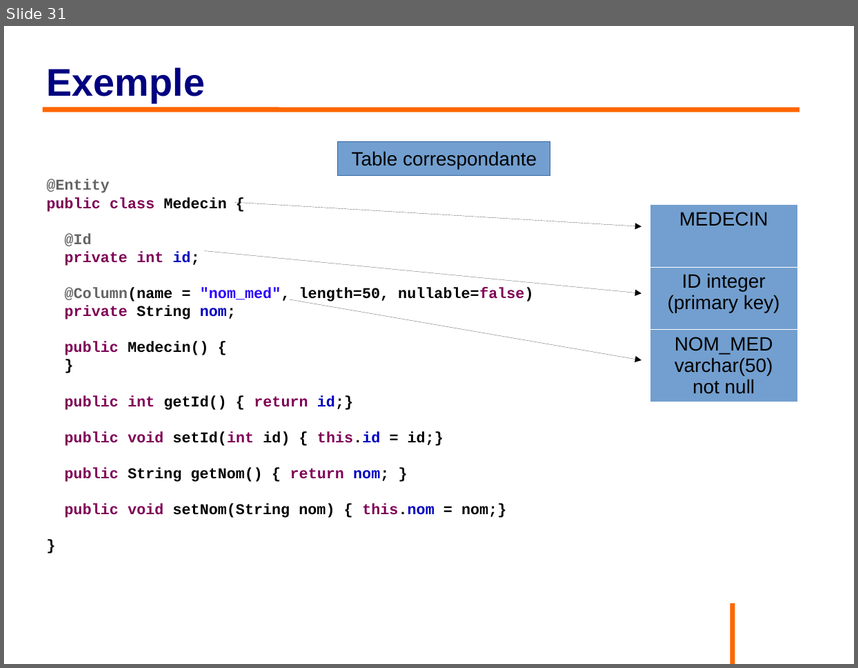
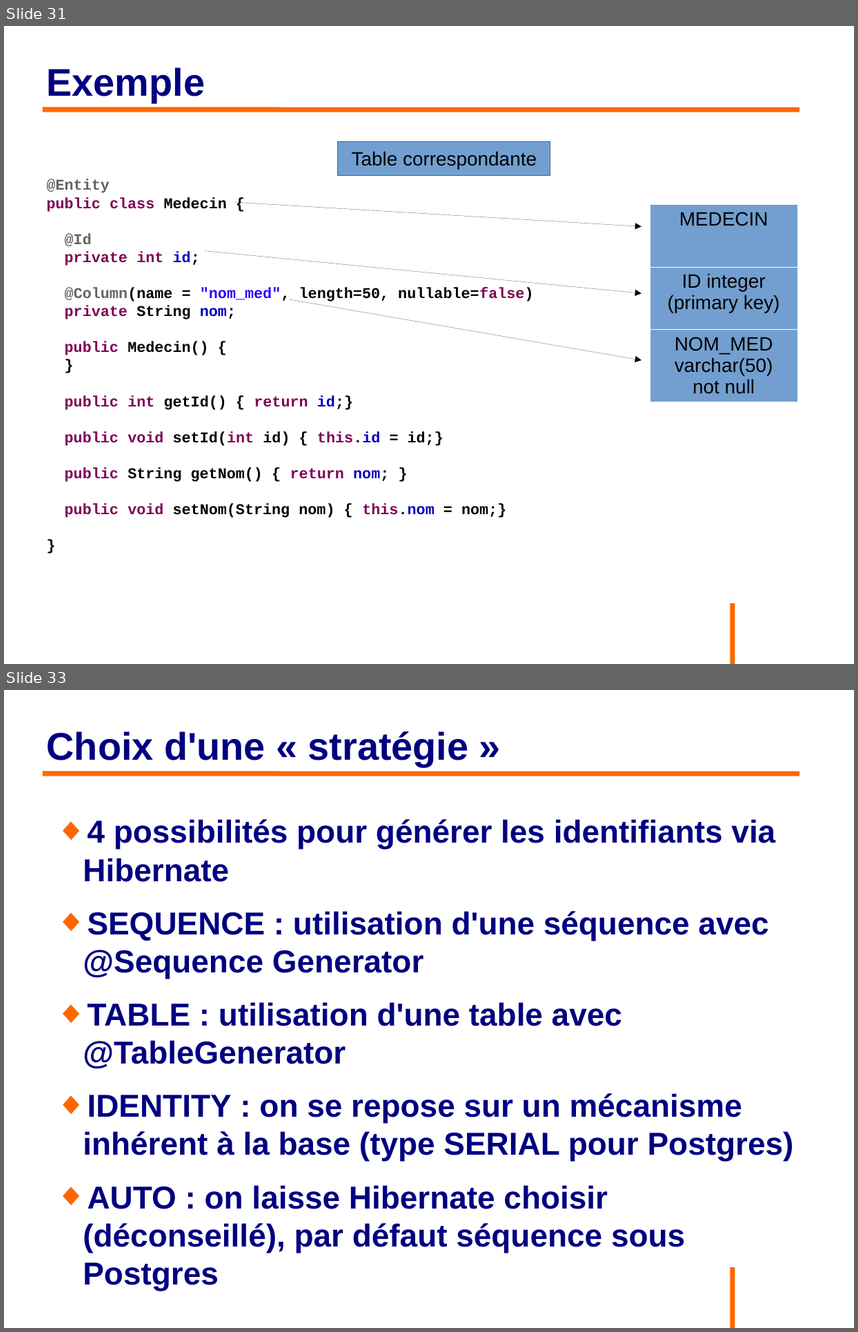
Before and after one commit to philphils/formation-hibernate-basique, a slide deck: Documentation/diapo_formation_hibernate.odp. Shown one above the other, each under a label of ours: slide 31 before the commit, slides 31 and 33 after it; the slides between them are not shown. The pictures are 858x668 and 858x1332 pixels, drawn with LibreOffice and Linux fonts; fonts in the diff are those of the drawing; background and template pictures are left out. Boxes give left, top, right and bottom in pixels: in the first picture for what was removed or moved away, otherwise in the second. Text is boxed around its words. In the diff, an @@ line names an element or a change of style, - is before the commit and + after.

Commit message:
MaJ diapo gener id

```diff
--- a/Documentation/diapo_formation_hibernate.odp
+++ b/Documentation/diapo_formation_hibernate.odp
@@ slide 33 added at [4, 690, 854, 1328], background #FFFFFF; not listed: 1 template element that a slide beside it also shows @@
@@ title added at [47, 731, 469, 767], 36 pt, text #000080, bold @@
+Choix d'une « stratégie »
@@ line added from (43, 773) to (800, 773), #FF6600 4.54 pt @@
@@ text added at [83, 819, 794, 1252], 29.6 pt, text #000080, bold @@
+◆ 4 possibilités pour générer les identifiants via Hibernate
+◆ SEQUENCE : utilisation d'une séquence avec @Sequence Generator
+◆ TABLE : utilisation d'une table avec @TableGenerator
+◆ IDENTITY : on se repose sur un mécanisme inhérent à la base (type SERIAL pour Postgres)
+◆ AUTO : on laisse Hibernate choisir (déconseillé), par défaut séquence sous Postgres
```
Also in this commit, not shown: 1 slide changed.
